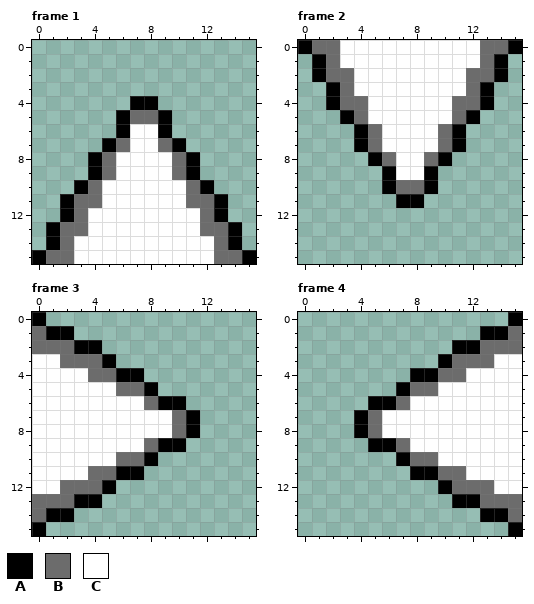
Pixel-art file, stored at assets/aseprite/spike.ase. Above, as it was before the edit.
16x16 pixels, 4 frames. Shown: frame 1, frame 2, frame 3, frame 4.
Palette (. is transparent): A #000000  B #6c6c6c  C #ffffff
Pixels before, frame 1, first column x 0:
 4 .......AA.......
 5 ......ABBA......
 6 ......ACCA......
 7 .....ABCCBA.....
 8 ....ABCCCCBA....
 9 ....ABCCCCBA....
10 ...ABCCCCCCBA...
11 ..ABBCCCCCCBBA..
12 ..ABCCCCCCCCBA..
13 .ABBCCCCCCCCBBA.
14 .ABCCCCCCCCCCBA.
15 ABBCCCCCCCCCCBBA
Pixels before, frame 2, first column x 0:
 0 ABBCCCCCCCCCCBBA
 1 .ABCCCCCCCCCCBA.
 2 .ABBCCCCCCCCBBA.
 3 ..ABCCCCCCCCBA..
 4 ..ABBCCCCCCBBA..
 5 ...ABCCCCCCBA...
 6 ....ABCCCCBA....
 7 ....ABCCCCBA....
 8 .....ABCCBA.....
 9 ......ACCA......
10 ......ABBA......
11 .......AA.......
Pixels before, frame 3, first column x 0:
 0 A...........
 1 BAA.........
 2 BBBAA.......
 3 CCBBBA......
 4 CCCCBBAA....
 5 CCCCCCBBA...
 6 CCCCCCCCBAA.
 7 CCCCCCCCCCBA
 8 CCCCCCCCCCBA
 9 CCCCCCCCBAA.
10 CCCCCCBBA...
11 CCCCBBAA....
12 CCBBBA......
13 BBBAA.......
14 BAA.........
15 A...........
Pixels before, frame 4, first column x 4:
 0 ...........A
 1 .........AAB
 2 .......AABBB
 3 ......ABBBCC
 4 ....AABBCCCC
 5 ...ABBCCCCCC
 6 .AABCCCCCCCC
 7 ABCCCCCCCCCC
 8 ABCCCCCCCCCC
 9 .AABCCCCCCCC
10 ...ABBCCCCCC
11 ....AABBCCCC
12 ......ABBBCC
13 .......AABBB
14 .........AAB
15 ...........A
After:
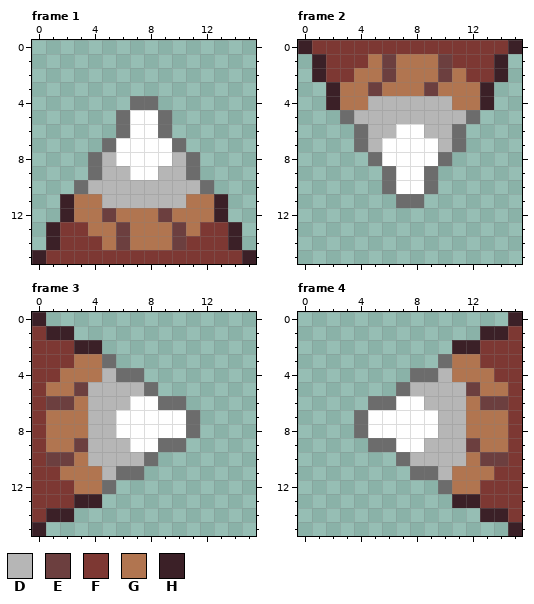
Colours new in this view: D #b6b6b6  E #6c3f3f  F #7d3833  G #b17550  H #3b2027
Commit: New spike sprite and slow down feature
The exact change:
layer "Original" added
layer "Red" added
layer "White" added
layer "Layer" removed
Changed rows in their new state; - is an unchanged pixel.
Frame 1, layer "White":
first column x 0:
 4 -------BB-------
 5 ------BCCB------
 6 ------B--B------
 7 -----BC--CB-----
 8 ----BD----DB----
 9 ----BDD--DDB----
10 ---BDDDDDDDDB---
11 --HGGDDDDDDGGH--
12 --HGGEGGGEGGGH--
13 -HFFGGEGGGEGFFH-
14 -HFFFGEGGGEFFFH-
15 HFFFFFFFFFFFFFFH
Frame 2, layer "White":
first column x 0:
 0 HFFFFFFFFFFFFFFH
 1 -HFFFGEGGGEFFFH-
 2 -HFFGGEGGGEGFFH-
 3 --HGGEGGGEGGGH--
 4 --HGGDDDDDDGGH--
 5 ---BDDDDDDDDB---
 6 ----BDD--DDB----
 7 ----BD----DB----
 8 -----BC--CB-----
 9 ------B--B------
10 ------BCCB------
11 -------BB-------
Frame 3, layer "White":
first column x 0:
 0 H-----------
 1 FHH---------
 2 FFFHH-------
 3 FFFGGB------
 4 FFGGGDBB----
 5 FGGEDDDDB---
 6 FEEGDDD-CBB-
 7 FGGGDD----CB
 8 FGGGDD----CB
 9 FGGEDDD-CBB-
10 FEEGDDDDB---
11 FFGGGDBB----
12 FFFGGB------
13 FFFHH-------
14 FHH---------
15 H-----------
Frame 4, layer "White":
first column x 4:
 0 -----------H
 1 ---------HHF
 2 -------HHFFF
 3 ------BGGFFF
 4 ----BBDGGGFF
 5 ---BDDDDEGGF
 6 -BBC-DDDGEEF
 7 BC----DDGGGF
 8 BC----DDGGGF
 9 -BBC-DDDEGGF
10 ---BDDDDGEEF
11 ----BBDGGGFF
12 ------BGGFFF
13 -------HHFFF
14 ---------HHF
15 -----------H
